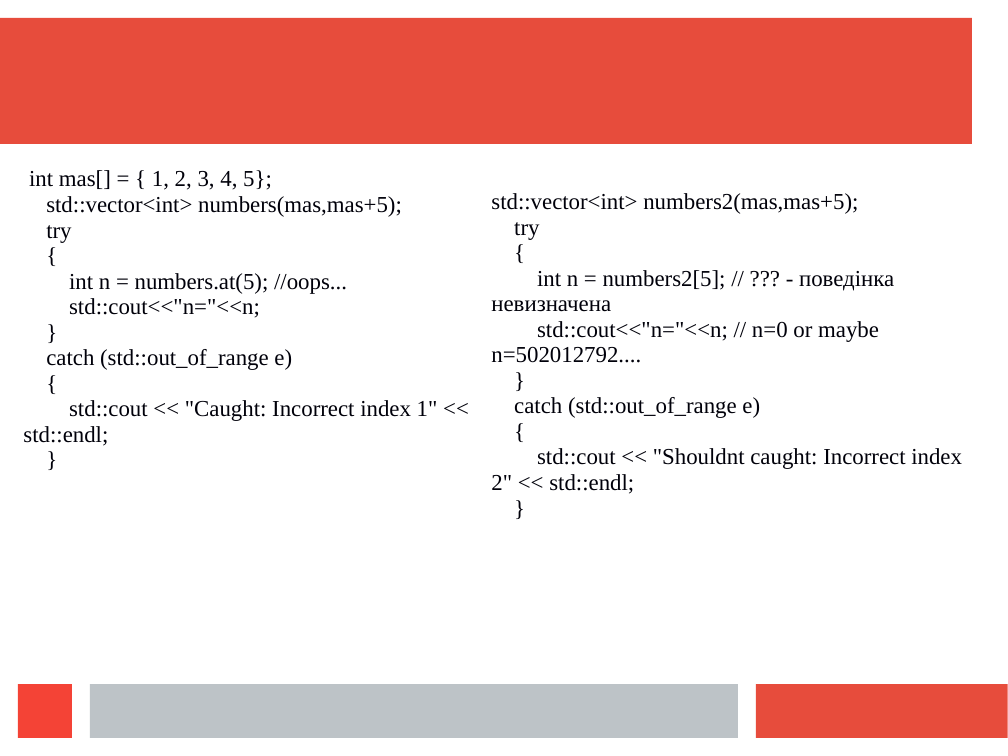
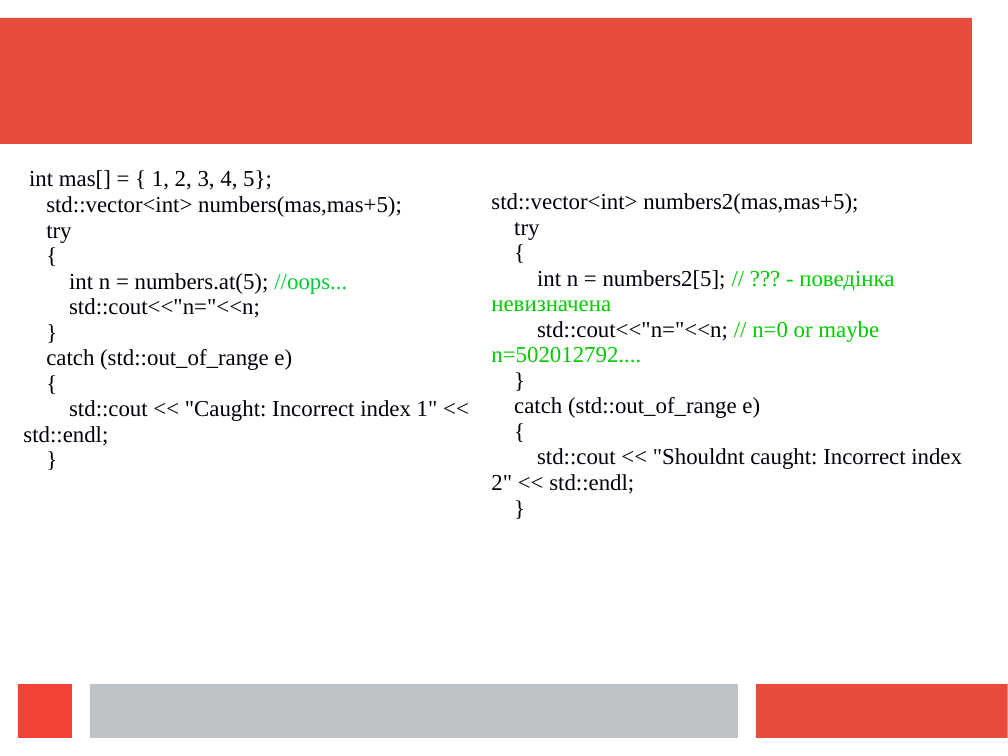
Before and after one commit to mecchmatProjects/CppCourse, a slide deck: slide 29 of Lect12/CppUkrTutor12_1.ppt. Drawn at 1008x756 pixels with LibreOffice and Linux fonts; fonts in the diff are those of the drawing. Boxes give left, top, right and bottom in pixels: in the first picture for what was removed or moved away, otherwise in the second. Text is boxed around its words. In the diff, an @@ line names an element or a change of style, - is before the commit and + after.

```diff
--- a/Lect12/CppUkrTutor12_1.ppt
+++ b/Lect12/CppUkrTutor12_1.ppt
@@ text "int mas[] = { 1, ..." at box(23, 170, 438, 446): text colour #00000A to #00CC33 in "//oops..." @@
@@ text "std::vector<int> numbers2(mas,mas+5);" at box(491, 193, 962, 494): text colour #00000A to #00CC00 in "// ??? - поведінка невизначена", "// n=0 or maybe n=502012792...." @@
```
Also in this commit, not shown: 11 other slides changed, 4 other files.
